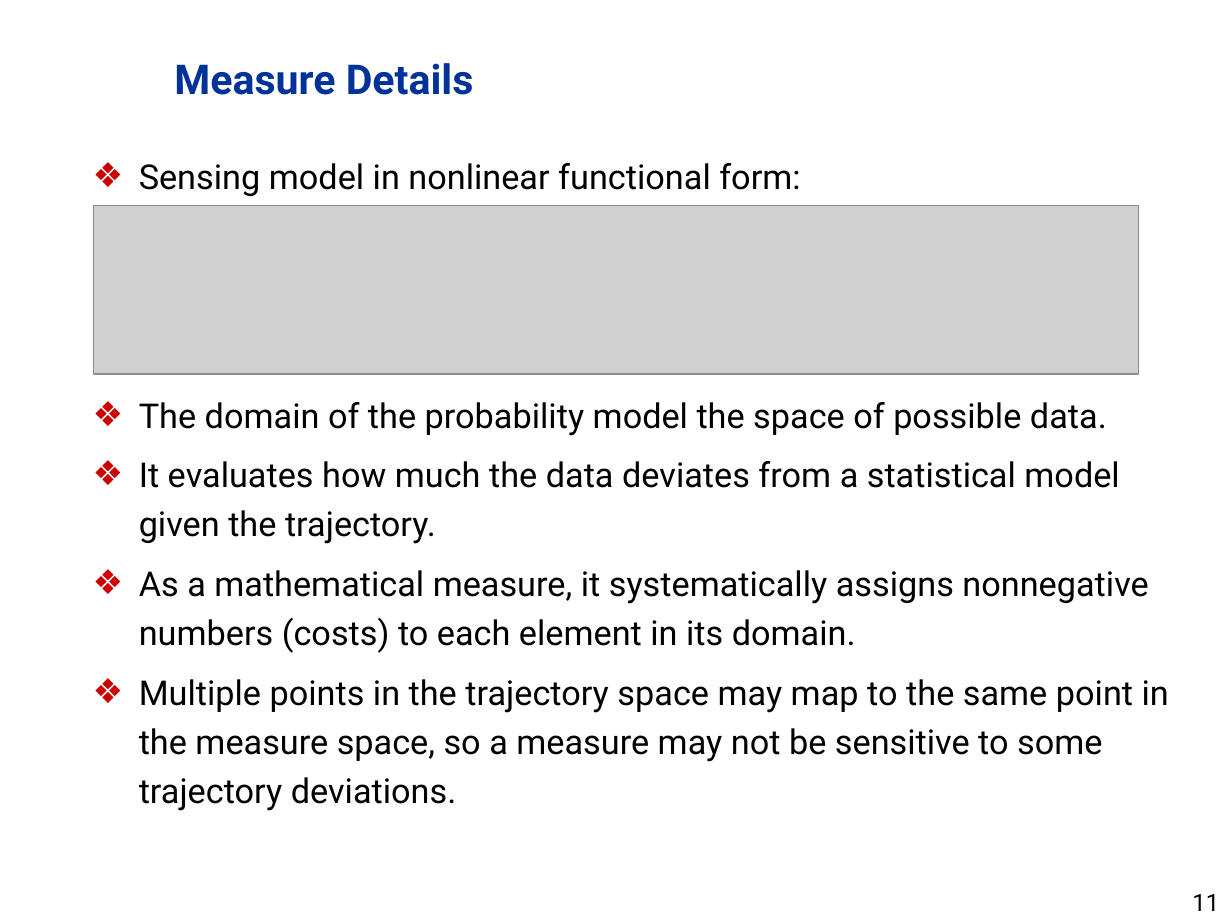
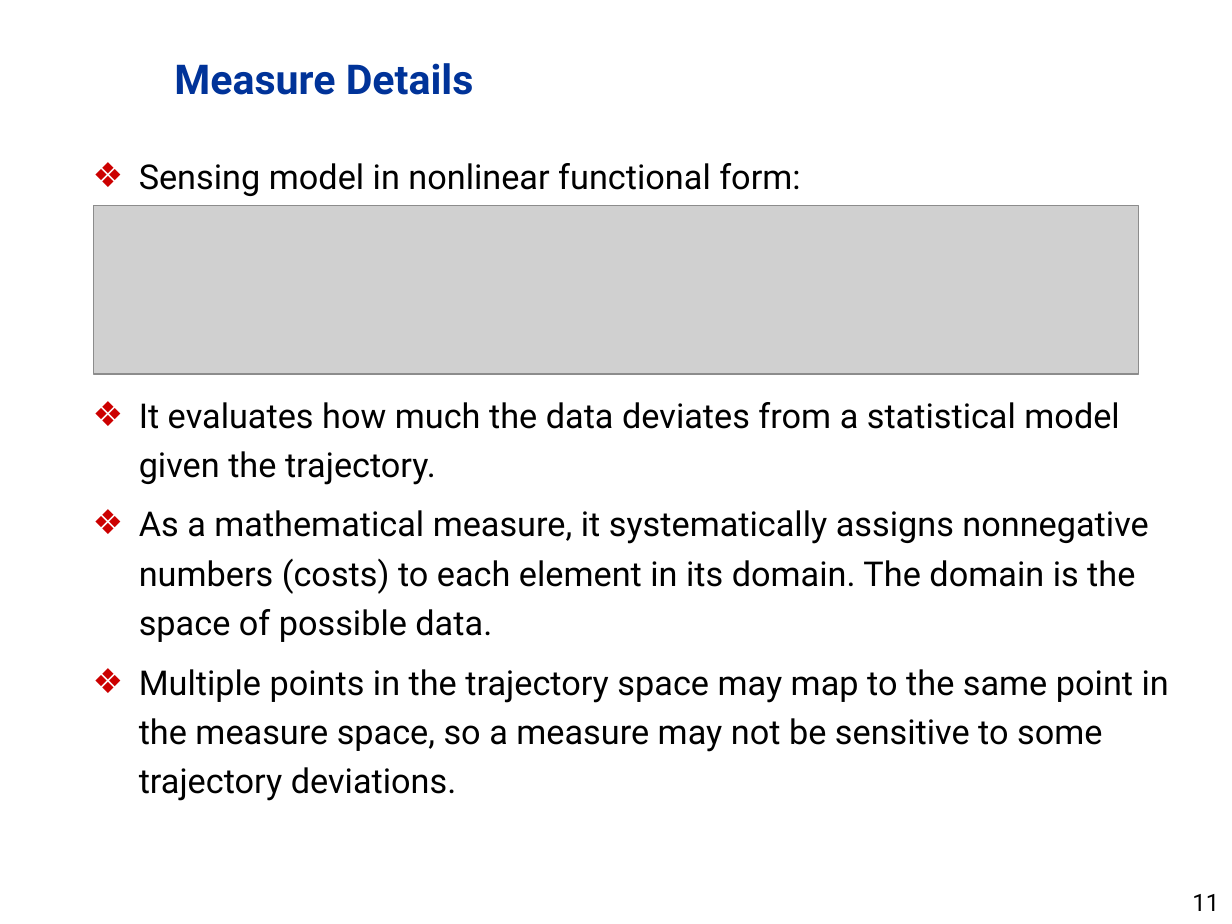
Before and after one commit to dddvision/functionalnavigation, a slide deck: slide 11 of docs/JNC2011/presentation.pptx. Drawn at 1232x924 pixels with LibreOffice and Linux fonts; fonts in the diff are those of the drawing; grey boxes stand for pictures; background and template pictures are left out. Boxes give left, top, right and bottom in pixels: in the first picture for what was removed or moved away, otherwise in the second. Text is boxed around its words. In the diff, an @@ line names an element or a change of style, - is before the commit and + after.

```diff
--- a/docs/JNC2011/presentation.pptx
+++ b/docs/JNC2011/presentation.pptx
@@ text at (139,402,1107,436): paragraph removed @@
-❖ The domain of the probability model the space of possible data.
@@ text at (139,510,1148,642): text changed @@
-❖ As a mathematical measure, it systematically assigns nonnegative numbers (costs) to each element in its domain.
+❖ As a mathematical measure, it systematically assigns nonnegative numbers (costs) to each element in its domain. The domain is the space of possible data.
```
Also in this commit, not shown: 13 other slides changed, 2 slides added, 4 slides removed.
